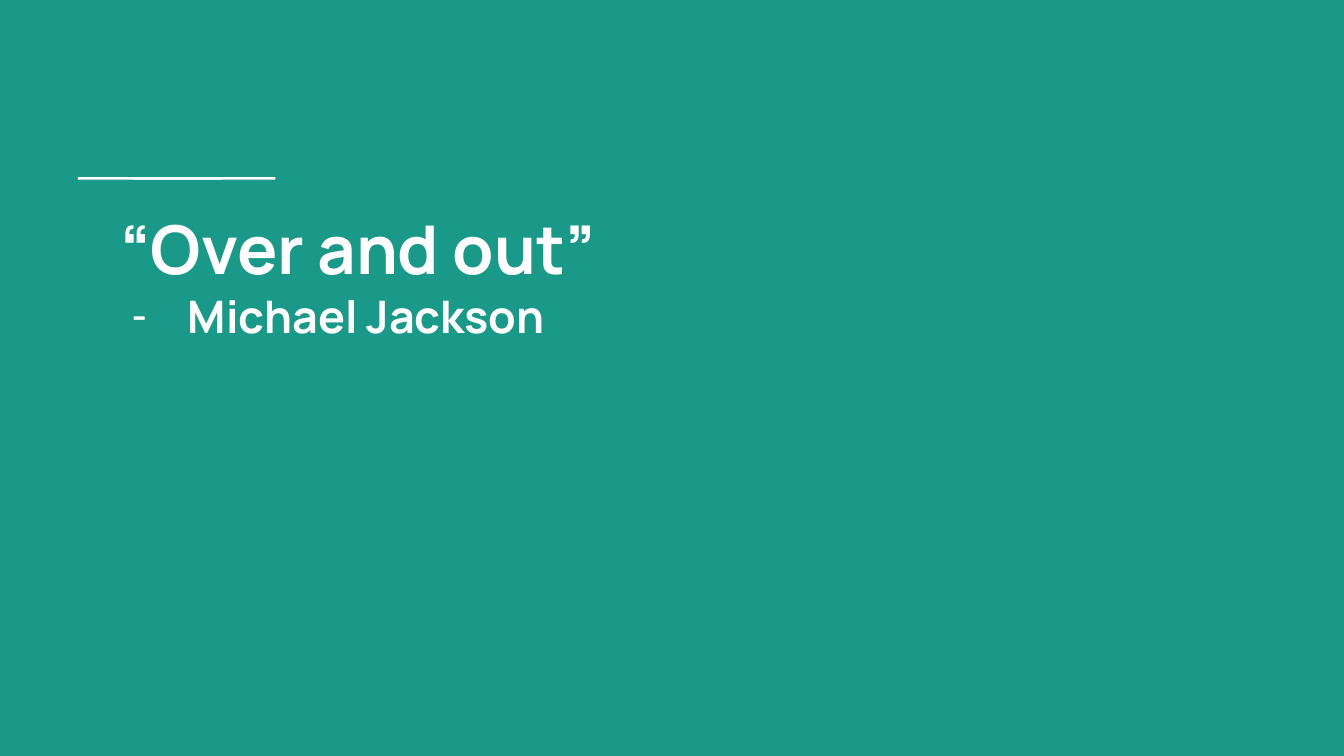
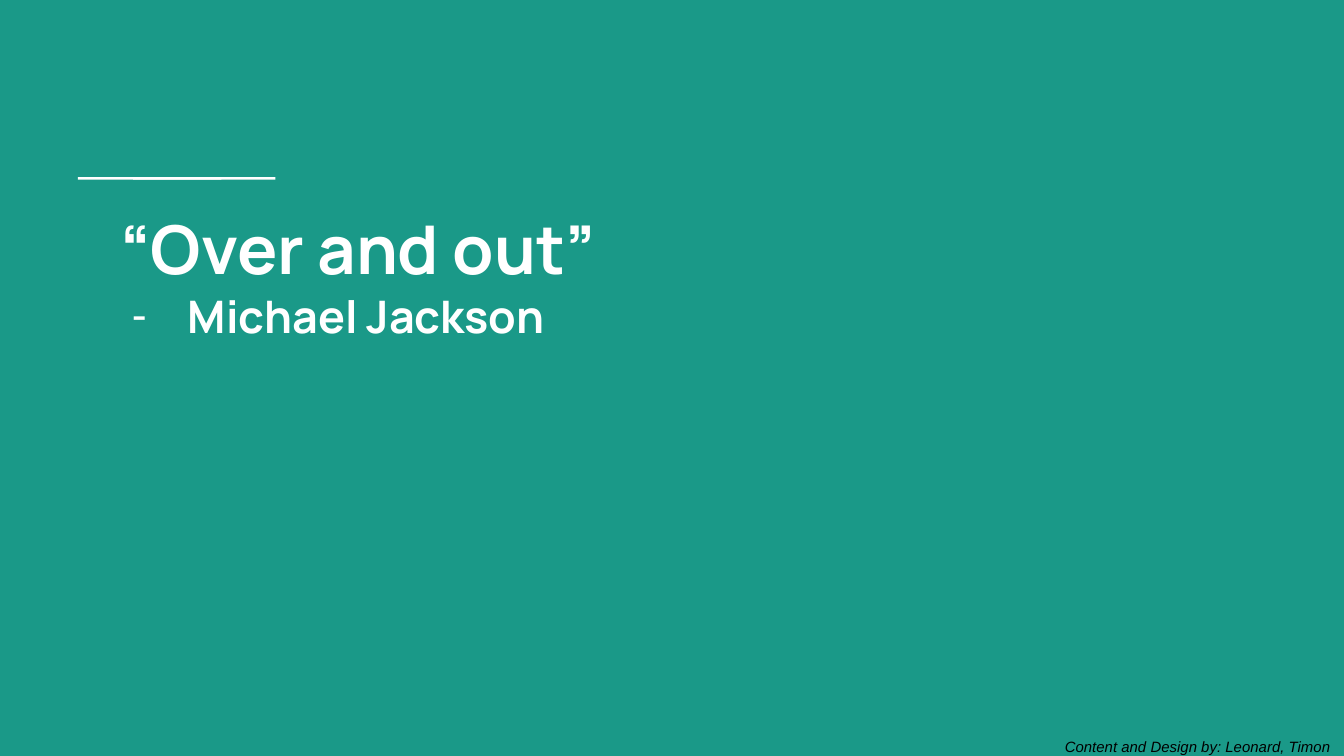
Before and after one commit to jantiegges/AWSys, a slide deck: slide 23 of HA 01/WhatsChat_1.pptx. Drawn at 1344x756 pixels with LibreOffice and Linux fonts; fonts in the diff are those of the drawing. Boxes give left, top, right and bottom in pixels: in the first picture for what was removed or moved away, otherwise in the second. Text is boxed around its words. In the diff, an @@ line names an element or a change of style, - is before the commit and + after.

```diff
--- a/HA 01/WhatsChat_1.pptx
+++ b/HA 01/WhatsChat_1.pptx
@@ text added at [1065, 741, 1330, 755], 8 pt, text #000000, italic @@
+Content and Design by: Leonard, Timon
```
Also in this commit, not shown: 18 other slides changed, 1 other file.
